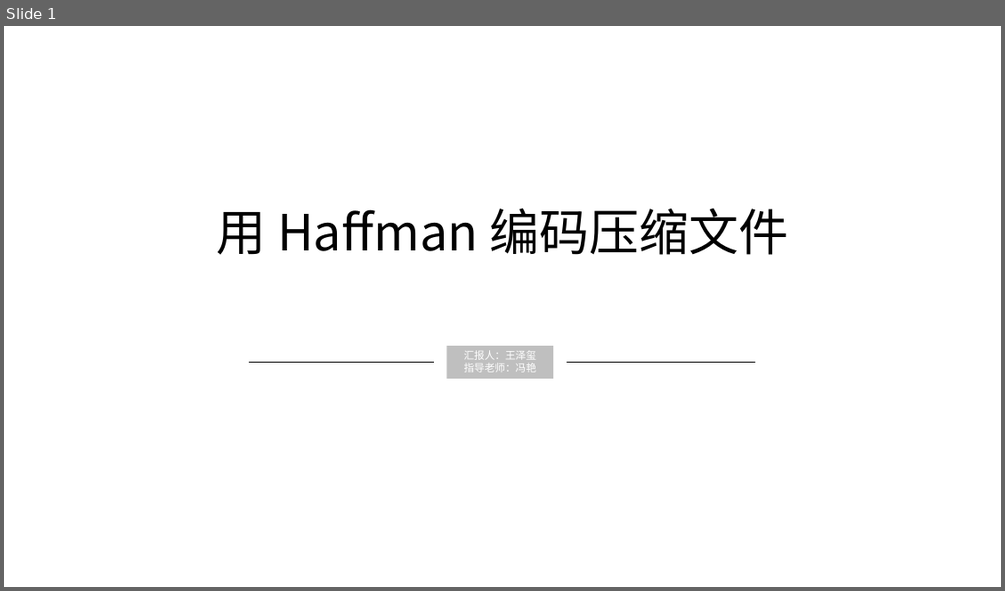
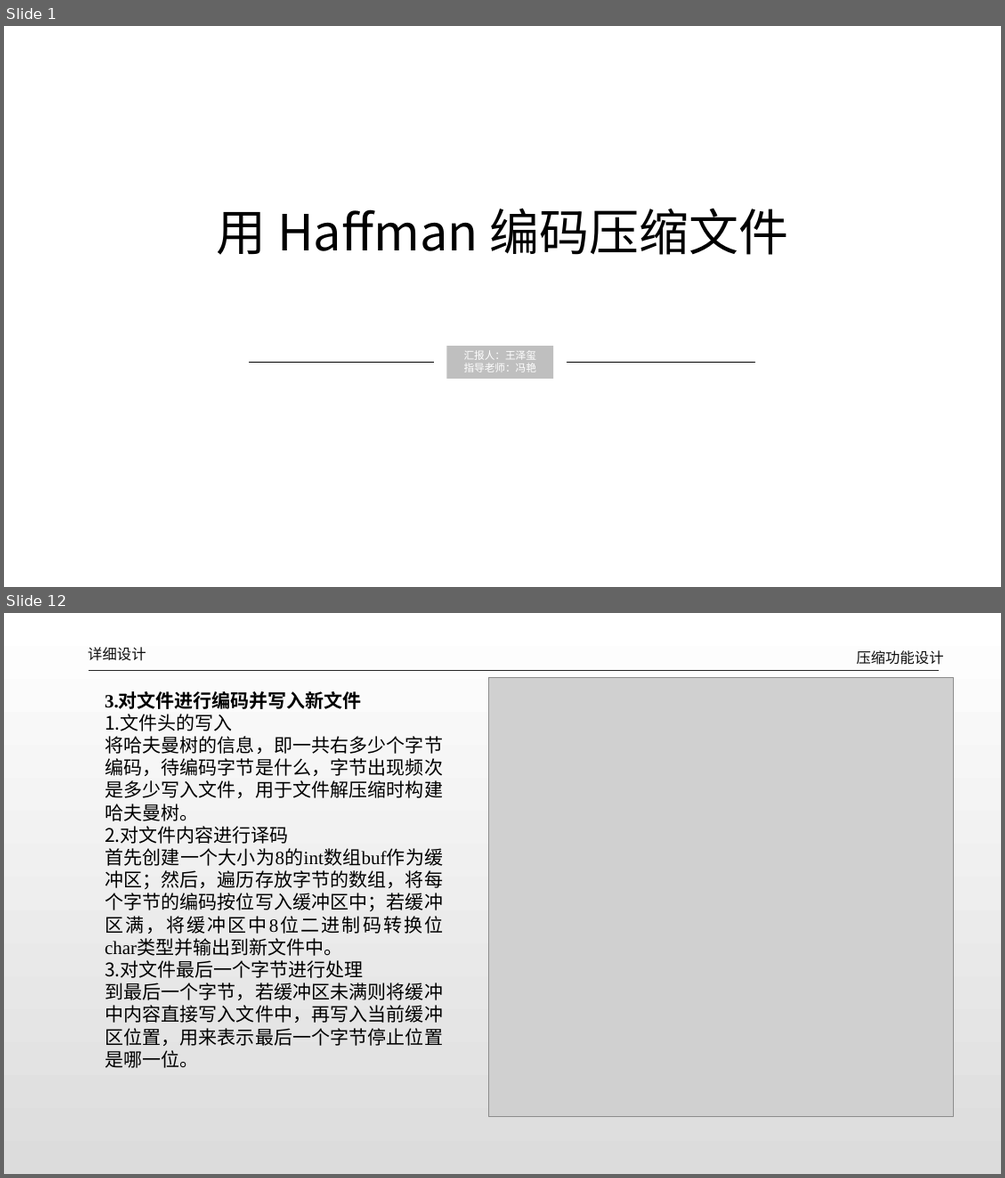
Before and after one commit to dlct-wzx/data-structure-practice, a slide deck: 答辩ppt.pptx. Shown one above the other, each under a label of ours: slide 1 before the commit, slides 1 and 12 after it; the slides between them are not shown. The pictures are 1005x591 and 1005x1178 pixels, drawn with LibreOffice and Linux fonts; fonts in the diff are those of the drawing; grey boxes stand for pictures. Boxes give left, top, right and bottom in pixels: in the first picture for what was removed or moved away, otherwise in the second. Text is boxed around its words. In the diff, an @@ line names an element or a change of style, - is before the commit and + after.

```diff
--- a/答辩ppt.pptx
+++ b/答辩ppt.pptx
@@ slide 12 added at <box>4,613,1001,1174</box>, background gradient #FFFFFF to #DCDCDC @@
@@ text added at <box>88,647,146,661</box>, 14 pt, text #0D0D0D @@
+详细设计
@@ text added at <box>857,650,944,665</box>, 14 pt, text #0D0D0D @@
+压缩功能设计
@@ line added from (89, 670) to (938, 670), #262626 0.5 pt @@
@@ text added at <box>105,692,443,1068</box>, 18 pt, text #000000 @@
+3.对文件进行编码并写入新文件
+1.文件头的写入
+将哈夫曼树的信息，即一共右多少个字节编码，待编码字节是什么，字节出现频次是多少写入文件，用于文件解压缩时构建哈夫曼树。
+2.对文件内容进行译码
+首先创建一个大小为8的int数组buf作为缓冲区；然后，遍历存放字节的数组，将每个字节的编码按位写入缓冲区中；若缓冲区满，将缓冲区中8位二进制码转换位char类型并输出到新文件中。
+3.对文件最后一个字节进行处理
+到最后一个字节，若缓冲区未满则将缓冲中内容直接写入文件中，再写入当前缓冲区位置，用来表示最后一个字节停止位置是哪一位。
@@ picture added at <box>489,677,954,1117</box> @@
```
Also in this commit, not shown: 7 slides changed, 11 other slides added, 19 slides removed, 8 other files.
